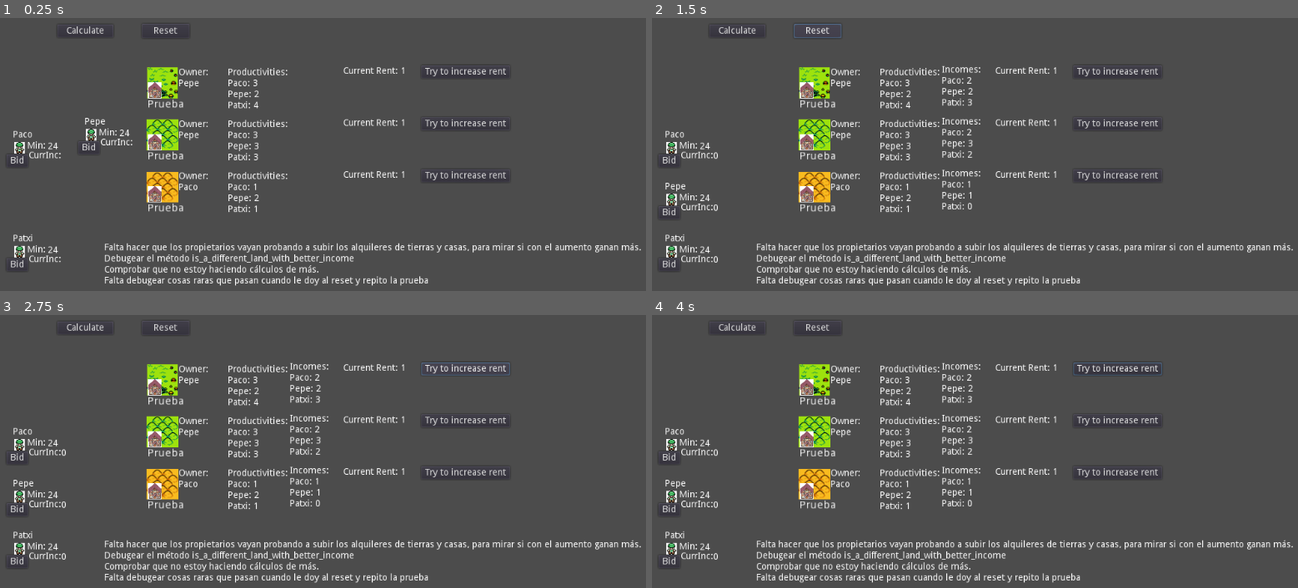
Above: before the commit, frames 1-4 (two rows, left to right).
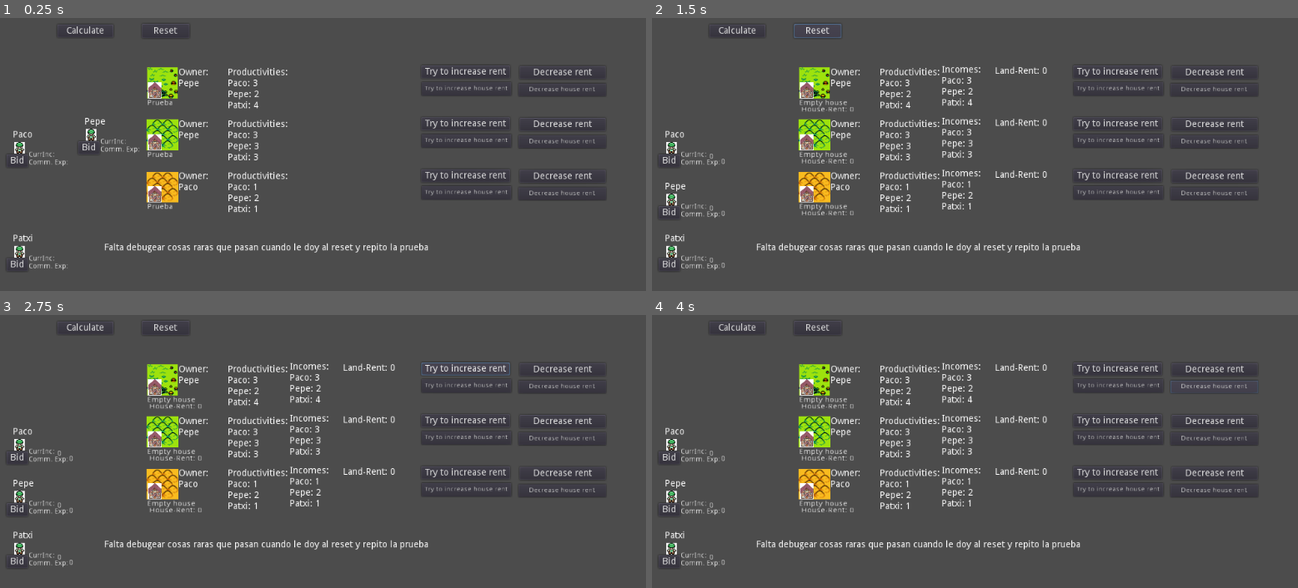
Above: after the commit, the same moments.

Repository: carlostgit/Granjas
Game: Godot game, scene res://Node_Main.tscn
Two runs of this game, one before a commit and one after it. Both use one fixed random seed, a clock stepped at 60 frames per second and the inputs below.
Inputs (mouse positions are in pixels of both pictures, inside the frame that each line leads up to):
- Up to frame 1 (0.25 s): no input
- Up to frame 2 (1.5 s): click "Calculate" at 0.5 s; click "Reset" at 1.25 s
- Up to frame 3 (2.75 s): click "Try to increase rent" at 2 s
- Up to frame 4 (4 s): click (1117, 385) at 2.75 s, where only the run after the commit has a clickable "Try to increase house rent"; click (1214, 385) at 3.5 s, where only the run after the commit has a clickable "Decrease house rent"

The runs differ from the first frame. In frame 1, 4.6% of the frame differs, in the area x 2-100%, y 17-99%; in frame 2, 5.0%; in frame 3, 5.0%; in frame 4, 5.1%, in the area x 4-100%, y 17-99%.

Commit message:
Correccion q provocaba ralentizacion con cada bid + nuevos botones para aumentar y reducir rentas de tierras y casas

Diff:
--- a/Node_Main.gd
+++ b/Node_Main.gd
@@ -150,6 +150,7 @@
 
 func _on_Button_calculate_pressed():
 	calculate_incomes()
+	update_texts()
 
 func calculate_incomes() -> void:
 	for farmer in _farmers:
@@ -161,6 +162,7 @@
 
 func _on_Button_reset_pressed():
 	reset()
+	update_texts()
 
 
 func get_lands() -> Array:
@@ -168,7 +170,7 @@
 
 
 func get_houses() -> Array:
-	var houses: Array
+	var houses: Array = [] #Si no la inicializo a [], el array no se resetea, y va aumentando el tamaño son parar
 	for land in _lands:
 		var house_of_the_land: Sprite = land.get_house()
 		if null != house_of_the_land:
@@ -201,12 +203,15 @@
 		house.reset()
 
 
+
+
 func on_Sprite_farmer_bid_done() -> void:
 	print ("on_Sprite_farmer_bid_done() called")
 	calculate_incomes()
-
-
-func is_a_different_land_with_better_income(this_land: Sprite, decreased_income_for_this_land: float) -> bool:
+	update_texts()
+
+
+func is_a_different_land_or_house_with_better_income(this_land: Sprite, decreased_income_for_this_land: float) -> bool:
 	#print ("todo is_a_different_land_with_better_income called")
 	#print ("debug this method")
 	var farmer_in_this_land: Sprite = this_land.get_farmer_in_the_land()
@@ -217,3 +222,11 @@
 				if alternative_income > decreased_income_for_this_land:
 					return true;
 	return false;
+
+func update_texts() -> void:
+	for farmer in _farmers:
+		farmer.update_texts()
+	for land in _lands:
+		land.update_texts()
+	for house in get_houses():
+		house.update_texts()
--- a/Node_Main.tscn
+++ b/Node_Main.tscn
@@ -29,9 +29,6 @@
 margin_top = 347.0
 margin_right = 706.0
 margin_bottom = 416.0
-text = "Falta hacer que los propietarios vayan probando a subir los alquileres de tierras y casas, para mirar si con el aumento ganan más.
-Debugear el método is_a_different_land_with_better_income
-Comprobar que no estoy haciendo cálculos de más.
-Falta debugear cosas raras que pasan cuando le doy al reset y repito la prueba"
+text = "Falta debugear cosas raras que pasan cuando le doy al reset y repito la prueba"
 [connection signal="pressed" from="Button_calculate" to="." method="_on_Button_calculate_pressed"]
 [connection signal="pressed" from="Button_reset" to="." method="_on_Button_reset_pressed"]
--- a/Sprite_farmer.gd
+++ b/Sprite_farmer.gd
@@ -193,7 +193,8 @@
 
 func set_current_income(current_income_arg: float) -> void:
 	self._current_income = current_income_arg
-	$Label_currentIncome.text = str(current_income_arg)
+	#$Label_currentIncome.text = str(current_income_arg)
+
 
 
 func set_node_main_ref(node_main_ref_arg: Node_Main) -> void:
@@ -323,3 +324,11 @@
 			house_with_max_income.set_current_rent(new_rent)
 
 	emit_signal("bid_made")
+
+func update_texts() -> void:
+	$Label_currentIncome.text = str(self._current_income)
+	var expenses_from_commuting = 0
+	if null != self._workplace and null != self._living_place:
+		expenses_from_commuting = calculate_expenses_from_commuting(self._workplace,self._living_place)
+
+	$Label_commutExpenses.text = str(expenses_from_commuting)
--- a/Sprite_farmer.tscn
+++ b/Sprite_farmer.tscn
@@ -16,31 +16,19 @@
 size_flags_stretch_ratio = 1.2
 text = "Pepe"
 
-[node name="Label_minIncome" type="Label" parent="."]
-margin_left = 43.4477
-margin_top = -9.18144
-margin_right = 83.4477
-margin_bottom = 4.81856
-text = "24"
-
 [node name="Label_currentIncome" type="Label" parent="."]
-margin_left = 64.2743
-margin_top = 5.688
-margin_right = 104.274
-margin_bottom = 19.688
-
-[node name="Label_1" type="Label" parent="."]
-margin_left = 12.0
-margin_top = -10.0
-margin_right = 24.0
-margin_bottom = 6.0
-text = "Min:"
+margin_left = 58.3304
+margin_top = 7.84944
+margin_right = 98.3301
+margin_bottom = 21.8494
+rect_scale = Vector2( 0.8, 0.8 )
 
 [node name="Label_2" type="Label" parent="."]
 margin_left = 14.0
 margin_top = 5.0
 margin_right = 31.0
 margin_bottom = 19.0
+rect_scale = Vector2( 0.8, 0.8 )
 text = "CurrInc:"
 
 [node name="Button_bid" type="Button" parent="."]
@@ -49,4 +37,19 @@
 margin_right = 12.5956
 margin_bottom = 30.3981
 text = "Bid"
+
+[node name="Label_commutExpenses" type="Label" parent="."]
+margin_left = 75.6502
+margin_top = 16.2107
+margin_right = 115.65
+margin_bottom = 30.2107
+rect_scale = Vector2( 0.8, 0.8 )
+
+[node name="Label_3" type="Label" parent="."]
+margin_left = 13.5089
+margin_top = 16.7511
+margin_right = 89.5089
+margin_bottom = 30.7511
+rect_scale = Vector2( 0.8, 0.8 )
+text = "Comm. Exp:"
 [connection signal="pressed" from="Button_bid" to="." method="_on_Button_bid_pressed"]
--- a/Sprite_house.gd
+++ b/Sprite_house.gd
@@ -43,6 +43,9 @@
 	var owner_of_the_land = parent_node.get_owner_farmer()
 	return owner_of_the_land
 
+func get_land() -> Sprite:
+	var parent_node = self.get_parent() # no sé por qué $Sprite_land no me funciona
+	return parent_node
 
 func get_current_rent() -> float:
 	return _current_rent
@@ -50,7 +53,7 @@
 
 func set_current_rent(current_rent_arg: float) -> void:
 	_current_rent = current_rent_arg
-	$Label_houseCurrentRent.text = str(current_rent_arg)
+	#$Label_houseCurrentRent.text = "House-Rent: " + str(current_rent_arg)
 
 
 func get_farmer_in_the_house() -> Sprite:
@@ -59,12 +62,12 @@
 
 func set_farmer_in_the_house(farmer_in_the_house_arg: Sprite) -> void:
 	_farmer_in_the_house = farmer_in_the_house_arg
-	if null == farmer_in_the_house_arg:
-		$Label_farmerInTheHouse.text = ""
-	else:
-		var farmer_in_the_house_name: String = farmer_in_the_house_arg.get_farmer_name()
-		$Label_farmerInTheHouse.text = farmer_in_the_house_name
-
+	#if null == farmer_in_the_house_arg:
+	#	$Label_farmerInTheHouse.text = "Empty house"
+	#else:
+	#	var farmer_in_the_house_name: String = farmer_in_the_house_arg.get_farmer_name()
+	#	$Label_farmerInTheHouse.text = "In house: " + farmer_in_the_house_name
+	#$Label_houseCurrentRent.text = "House-Rent: " + str(self._current_rent)
 
 func get_cummuting_expenses_to(workplace_arg: Sprite) -> float:
 	if null == workplace_arg:
@@ -82,3 +85,54 @@
 func remove_farmer(farmer: Sprite) -> void:
 	if _farmer_in_the_house == farmer:
 		set_farmer_in_the_house(null)
+
+func update_texts() -> void:
+	if null == self._farmer_in_the_house:
+		$Label_farmerInTheHouse.text = "Empty house"
+	else:
+		var farmer_in_the_house_name: String = self._farmer_in_the_house.get_farmer_name()
+		$Label_farmerInTheHouse.text = "In house: " + farmer_in_the_house_name
+	$Label_houseCurrentRent.text = "House-Rent: " + str(self._current_rent)
+
+
+func _on_Button_tryToIncreaseHouseRent_pressed():
+	#todo
+	#solo hace algo si ya tiene un propietario
+	#la idea es subirle la renta, y ver si se largaría con la nueva renta
+	if (self._farmer_in_the_house and self.get_owner_farmer() != self.get_farmer_in_the_house()):
+		var current_rent_for_this_house: float = _current_rent;
+		var param_increase_amount: float = 0.1;
+		var increased_rent_for_this_house: float = current_rent_for_this_house + param_increase_amount;
+
+		var current_farmer_of_this_house: Sprite_farmer = self.get_farmer_in_the_house()
+
+		var land_of_house = get_land()
+
+		var current_income_of_farmer = current_farmer_of_this_house.calculate_income_for_workplace_and_house(land_of_house, self)
+
+		var decreased_income_of_farmer = current_income_of_farmer-param_increase_amount
+
+		if decreased_income_of_farmer < 0.0:
+			return # si la renta del inquilino va a estar por debajo de 0, está claro que no puede pagar mas
+		else:
+			#veamos si el inquilino se largaría a otro lugar. De momento no ponemos condiciones
+			var node_main_ref = land_of_house.get_node_main_ref()
+			if(false == node_main_ref.is_a_different_land_or_house_with_better_income(land_of_house, decreased_income_of_farmer)):
+				set_current_rent(increased_rent_for_this_house)
+				node_main_ref.calculate_incomes()
+				node_main_ref.update_texts()
+				return
+			else:
+				return
+
+
+func _on_Button_decreaseHouseRent_pressed():
+	var current_rent_for_this_house: float = _current_rent;
+	var param_decrease_amount: float = 0.1;
+	var decreased_rent_for_this_house: float = current_rent_for_this_house - param_decrease_amount;
+	var land_of_house = get_land()
+	var node_main_ref = land_of_house.get_node_main_ref()
+	if decreased_rent_for_this_house>0:
+		set_current_rent(decreased_rent_for_this_house)
+		node_main_ref.calculate_incomes()
+		node_main_ref.update_texts()
--- a/Sprite_land.gd
+++ b/Sprite_land.gd
@@ -111,7 +111,7 @@
 
 func set_current_rent(current_rent_arg: float) -> void:
 	_current_rent = current_rent_arg
-	$Label_currentRent.text = "Current Rent: " + str(current_rent_arg)
+	#$Label_currentRent.text = "Land-Rent: " + str(current_rent_arg)
 
 
 func get_current_rent() -> float:
@@ -141,13 +141,11 @@
 	$Label_incomes.text = completeText
 
 
-
-
 func _on_Button_tryToIncreaseRent_pressed():
 	#todo
 	#solo hace algo si ya tiene un propietario
 	#la idea es subirle la renta, y ver si se largaría con la nueva renta
-	if (_farmer_in_the_land):
+	if (_farmer_in_the_land and _owner_farmer != _farmer_in_the_land):
 		var current_rent_for_this_land: float = _current_rent;
 		var param_increase_amount: float = 0.1;
 		var increased_rent_for_this_land: float = current_rent_for_this_land + param_increase_amount;
@@ -165,8 +163,10 @@
 			return # si la renta del inquilino va a estar por debajo de 0, está claro que no puede pagar mas
 		else:
 			#veamos si el inquilino se largaría a otro lugar
-			if(false == _node_main_ref.is_a_different_land_with_better_income(this_land, decreased_income_of_farmer)):
-				_current_rent = increased_rent_for_this_land
+			if(false == _node_main_ref.is_a_different_land_or_house_with_better_income(this_land, decreased_income_of_farmer)):
+				set_current_rent(increased_rent_for_this_land)
+				_node_main_ref.calculate_incomes()
+				_node_main_ref.update_texts()
 				return
 			else:
 				return
@@ -174,3 +174,20 @@
 
 func set_node_main_ref(node_main_ref_arg: Node_Main) -> void:
 	_node_main_ref = node_main_ref_arg
+
+func get_node_main_ref() -> Node_Main:
+	return _node_main_ref
+
+func update_texts() -> void:
+	draw_incomes()
+	$Label_currentRent.text = "Land-Rent: " + str(self._current_rent)
+
+
+func _on_Button_decreaseRent_pressed():
+	var current_rent_for_this_land: float = _current_rent;
+	var param_decrease_amount: float = 0.1;
+	var decreased_rent_for_this_land: float = current_rent_for_this_land - param_decrease_amount;
+	if decreased_rent_for_this_land>0:
+		set_current_rent(decreased_rent_for_this_land)
+		_node_main_ref.calculate_incomes()
+		_node_main_ref.update_texts()
--- a/Sprite_land.tscn
+++ b/Sprite_land.tscn
@@ -34,7 +34,6 @@
 margin_bottom = -10.7174
 
 [node name="Sprite_house" type="Sprite" parent="."]
-editor/display_folded = true
 position = Vector2( -12.3869, 11.1312 )
 scale = Vector2( 0.127442, 0.112944 )
 texture = ExtResource( 3 )
@@ -43,17 +42,33 @@
 [node name="Label_farmerInTheHouse" type="Label" parent="Sprite_house"]
 margin_left = -89.0
 margin_top = 127.0
-margin_right = -21.0
+margin_right = -28.0
 margin_bottom = 142.0
-rect_scale = Vector2( 10, 10 )
+rect_scale = Vector2( 7, 7 )
 text = "Prueba"
 
 [node name="Label_houseCurrentRent" type="Label" parent="Sprite_house"]
-margin_left = -71.8484
-margin_top = 278.885
-margin_right = -31.8484
-margin_bottom = 292.885
-rect_scale = Vector2( 10, 10 )
+margin_left = -65.1208
+margin_top = 218.156
+margin_right = -25.1208
+margin_bottom = 232.156
+rect_scale = Vector2( 7, 7 )
+
+[node name="Button_tryToIncreaseHouseRent" type="Button" parent="Sprite_house"]
+margin_left = 3216.0
+margin_top = -111.0
+margin_right = 3396.0
+margin_bottom = -80.0
+rect_scale = Vector2( 6, 6 )
+text = "Try to increase house rent"
+
+[node name="Button_decreaseHouseRent" type="Button" parent="Sprite_house"]
+margin_left = 4382.97
+margin_top = -92.0902
+margin_right = 4558.97
+margin_bottom = -63.0902
+rect_scale = Vector2( 6, 6 )
+text = "Decrease house rent"
 
 [node name="Button_tryToIncreaseRent" type="Button" parent="."]
 margin_left = 396.844
@@ -61,4 +76,14 @@
 margin_right = 532.844
 margin_bottom = -6.70435
 text = "Try to increase rent"
+
+[node name="Button_decreaseRent" type="Button" parent="."]
+margin_left = 548.0
+margin_top = -26.0
+margin_right = 680.0
+margin_bottom = -6.0
+text = "Decrease rent"
+[connection signal="pressed" from="Sprite_house/Button_tryToIncreaseHouseRent" to="Sprite_house" method="_on_Button_tryToIncreaseHouseRent_pressed"]
+[connection signal="pressed" from="Sprite_house/Button_decreaseHouseRent" to="Sprite_house" method="_on_Button_decreaseHouseRent_pressed"]
 [connection signal="pressed" from="Button_tryToIncreaseRent" to="." method="_on_Button_tryToIncreaseRent_pressed"]
+[connection signal="pressed" from="Button_decreaseRent" to="." method="_on_Button_decreaseRent_pressed"]
